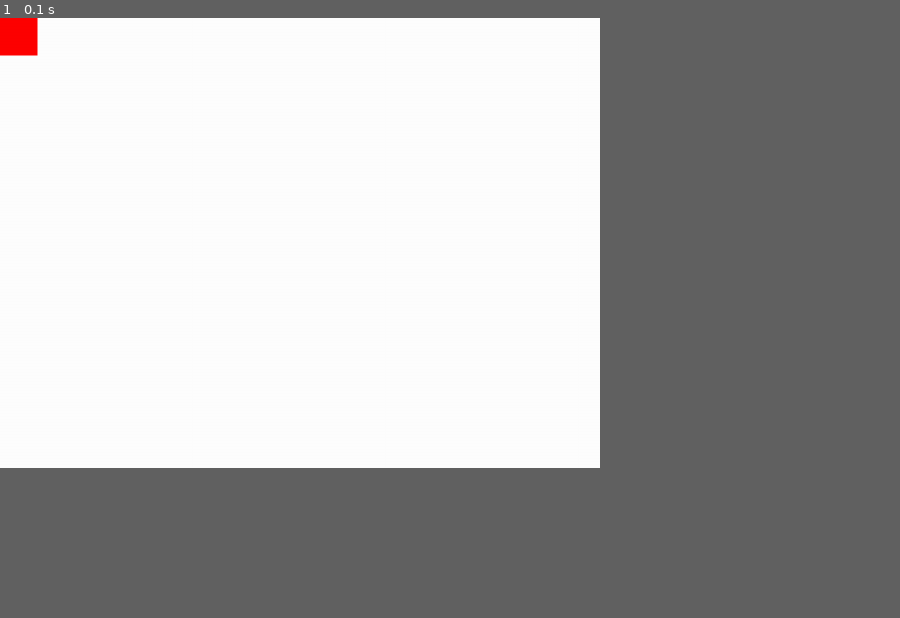
Above: before the commit, frame 1.
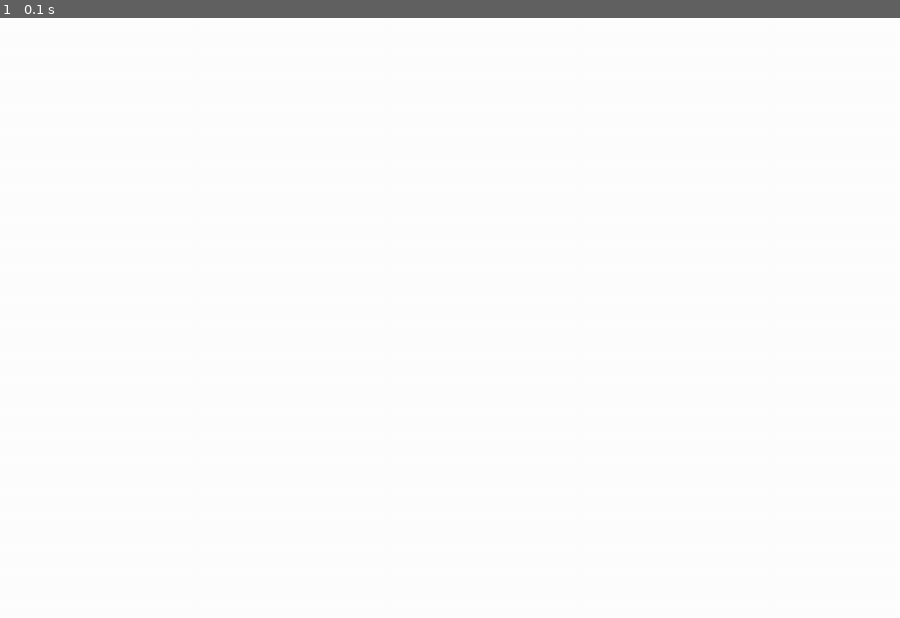
Above: after the commit, the same moment.

Repository: shequin-joshua-9147/PygameWhiteboard
Game: pygame game, started from PygameWhiteboard.py
The game is run twice, just before and just after one commit, with the same random seed, the same clock (stepped at 60 frames per second) and the same inputs.
Inputs:
- Up to frame 1 (0.1 s): no input
The window is 600x450 before the commit and 900x600 after it. Grey fills any space a smaller window leaves; there, only what the larger window draws over its background counts as a difference.

The runs differ from the first frame. In frame 1, 0.3% of the frame differs, in the area x 0-5%, y 0-7%.

Commit message:
Added a skeleton for the frame class.

Diff:
--- a/PygameWhiteboard.py
+++ b/PygameWhiteboard.py
@@ -1,19 +1,32 @@
+"""
+Main file, that you run, for PygameWhiteboard.
+
+You run this file but it really doesn't do anything special code wise.
+It creates and initializes a pygame window and creates a frame object and overlays
+it on top of our pygame window. It also runs the main loop for the program.
+
+Most of the functionality lives within the frame object.
+"""
 import pygame
+import frame
 
-background_color = (255, 255, 255)
-width, height = 800, 600
-screen = pygame.display.set_mode((width, height))
-pygame.display.set_caption("Pygame Paint")
-screen.fill(background_color)
+background_color = (255, 255, 255)  # white color
+width, height = 1200, 800  # default size of our window
+screen = pygame.display.set_mode((width, height))  # create window
+pygame.display.set_caption("Pygame Whiteboard")  # Set our window title
+screen.fill(background_color)  # make our background white
+pygame.display.flip()  # make the background change to the window
 
-pygame.display.flip()
+if __name__ == '__main__':
+    running = True  # running variable, if False end
 
-running = True
-while running:
-    for event in pygame.event.get():
-        if event.type == pygame.QUIT:
-            running = False
+    default_frame = frame.Frame(width, height, screen)
 
-    pygame.draw.rect(screen, (255, 0, 0), (0, 0, 50, 50))
-
-    pygame.display.update()
+    while running:
+        for event in pygame.event.get():
+            # look the receives all Pygame events as event
+            if event.type == pygame.QUIT:
+                # hitting the red X
+                running = False
+        default_frame.step()
+        pygame.display.update()  # how we make Pygame draw the actual window changes
--- /dev/null
+++ b/frame.py
@@ -0,0 +1,68 @@
+"""
+The main frame for our program.
+
+This is closer to an Abstract class as there will only be one, but we won't actually treat
+it as an abstract in Python. This module will contain all of the main functionality of our
+program, mainly by including and sending inputs to, and receiving directions from, the
+other connected parts.
+"""
+
+
+class Frame:
+    """
+    Our main frame!
+
+    Has the functionality of:
+        new_bundle(name) - Creates a new bundle and changes our current page.
+        save_bundle(save_as) - Saves our current bundle as the save_as.
+        load_bundle(location) - Loads a new bundle from the location.
+        bundle_not_found(location) - Called if a file was not found or was not a bundle file etc.
+        step() - calls our frame to do its step(what it does every time the while loop goes round.
+    """
+    def __init__(self, width, height, screen):
+        """Construct our Frame Class."""
+        self.width = width
+        self.height = height
+        self.screen = screen
+
+        self.currentBundle = None
+
+    def new_bundle(self, name):
+        """
+        Produce a new bundle and change our current Frame bundle.
+        :param name: String. Name of the new bundle you desire.
+        :return: None
+        """
+        pass
+
+    def save_bundle(self, save_as):
+        """
+        Save our current bundle with the name of save_as.
+        :param save_as: String. What you want to save your bundle as.
+        :return: None
+        """
+        pass
+
+    def load_bundle(self, location):
+        """
+        Load a new bundle based on the location given.
+        :param location: String. The file path for the file you want to load.
+        :return: None
+        """
+        pass
+
+    def bundle_not_found(self, location):
+        """
+        Call when this program fails to open a bundle at a given location.
+        :param location: String. Location that was not found or was not a bundle type save.
+        :return: None
+        """
+        pass
+
+    def step(self):
+        """
+        Our step function for the frame class. This is called for every update our
+        windows checks for.
+        :return: None
+        """
+        pass
